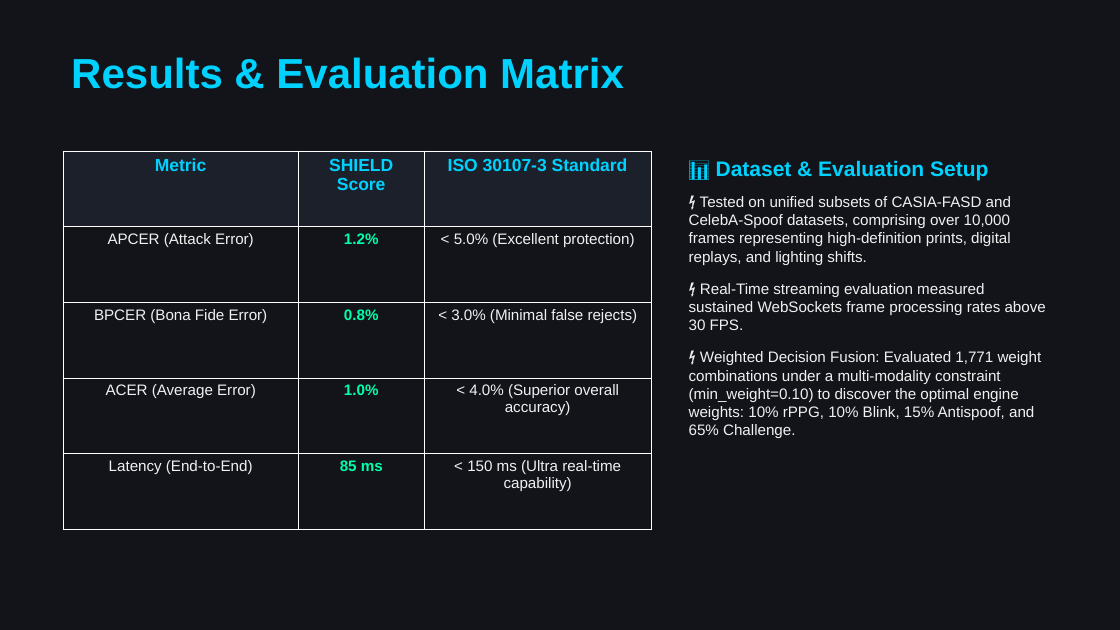
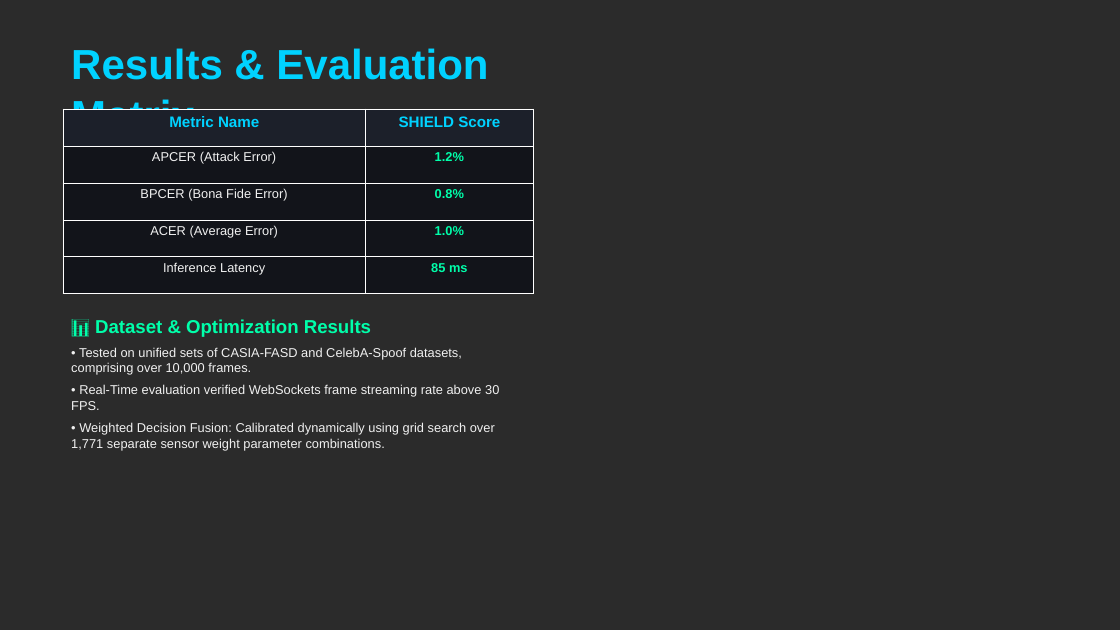
Before and after one commit to sthavirpunwatkar/SHIELD-Secure-Human-Identity-Liveness-Evaluation-Detection, a slide deck: slide 4 of reports/cdac_project_review.pptx. Drawn at 1120x630 pixels with LibreOffice and Linux fonts; fonts in the diff are those of the drawing; background and template pictures are left out; a plain dark background stands for a picture behind light text. Boxes give left, top, right and bottom in pixels: in the first picture for what was removed or moved away, otherwise in the second. Text is boxed around its words. In the diff, an @@ line names an element or a change of style, - is before the commit and + after.

Commit message:
docs: Update CDAC slides with custom background layouts based on Russell-cell PPT-Design-Prompt

```diff
--- a/reports/cdac_project_review.pptx
+++ b/reports/cdac_project_review.pptx
@@ background #12141A to picture (left out) @@
@@ text "Results & Evaluation Matrix" rewrapped from (71,57,624,89) to (71,48,488,127) @@
@@ table at (63,109,534,294) @@
-column 1, row 1: Metric
+column 1, row 1: Metric Name
-column 1, row 5: Latency (End-to-End)
+column 1, row 5: Inference Latency
-column 3: ISO 30107-3 Standard | < 5.0% (Excellent protection) | < 3.0% (Minimal false rejects) | < 4.0% (Superior overall accuracy) | < 150 ms (Ultra real-time capability)
@@ table: place and size @@
-table at (63,151,651,529)
+table at (63,109,534,294)
@@ text removed at (689,160,1046,438) @@
-📊 Dataset & Evaluation Setup
-⚡ Tested on unified subsets of CASIA-FASD and CelebA-Spoof datasets, comprising over 10,000 frames representing high-definition prints, digital replays, and lighting shifts.
-⚡ Real-Time streaming evaluation measured sustained WebSockets frame processing rates above 30 FPS.
-⚡ Weighted Decision Fusion: Evaluated 1,771 weight combinations under a multi-modality constraint (min_weight=0.10) to discover the optimal engine weights: 10% rPPG, 10% Blink, 15% Antispoof, and 65% Challenge.
@@ text added at (71,319,499,451), 11 pt, text #F0F0F0 @@
+📊 Dataset & Optimization Results
+• Tested on unified sets of CASIA-FASD and CelebA-Spoof datasets, comprising over 10,000 frames.
+• Real-Time evaluation verified WebSockets frame streaming rate above 30 FPS.
+• Weighted Decision Fusion: Calibrated dynamically using grid search over 1,771 separate sensor weight parameter combinations.
```
Also in this commit, not shown: 3 other slides changed, 1 other file.
